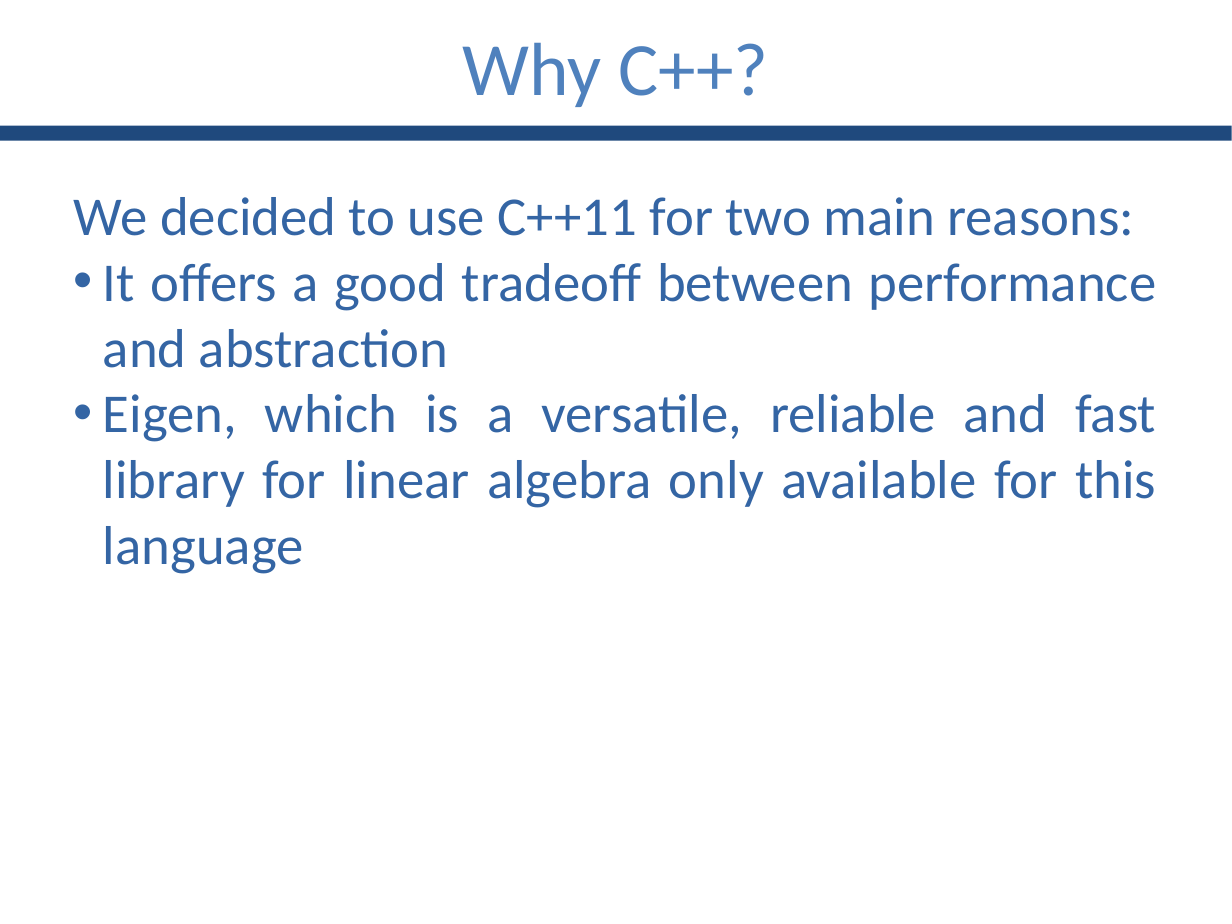
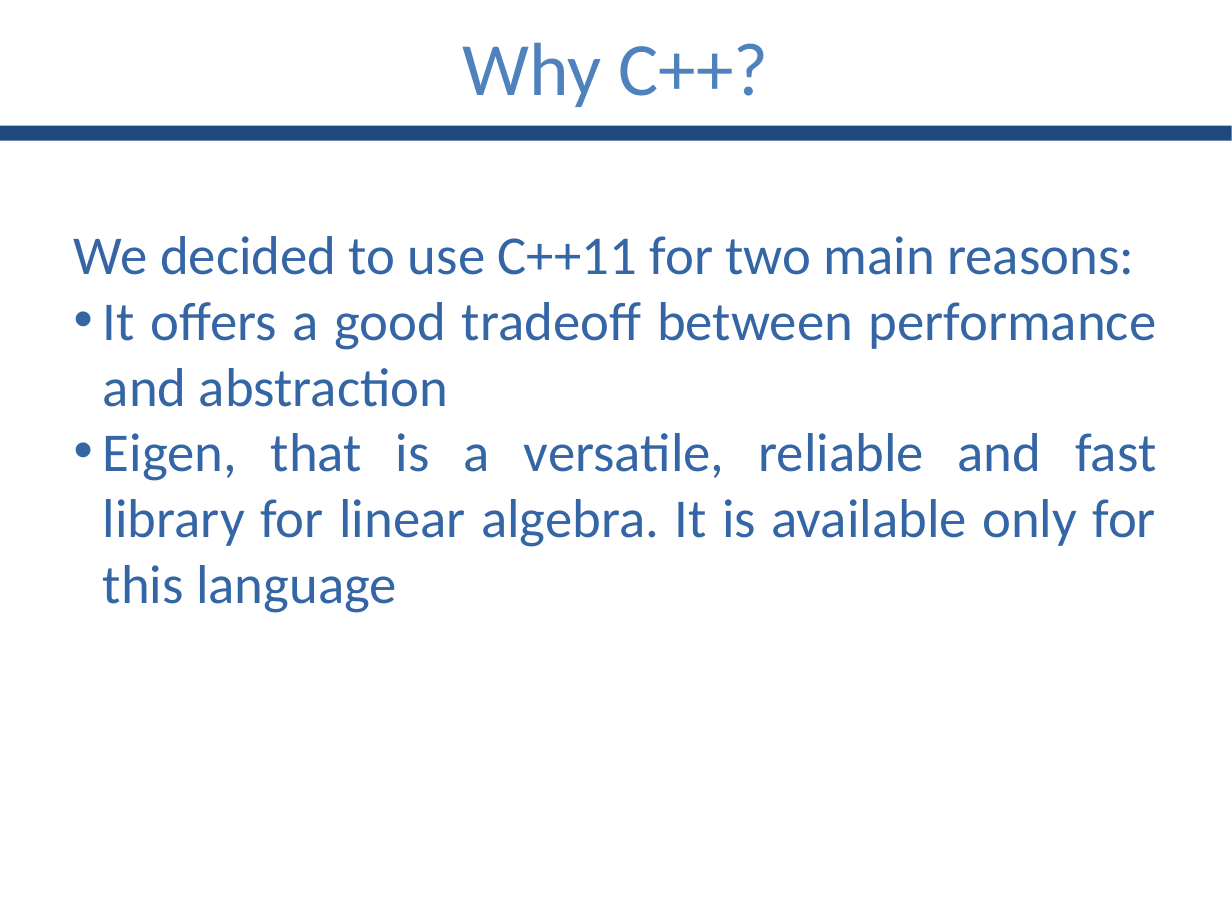
Before and after one commit to GianlucaBortoli/bachelorThesis, a slide deck: slide 13 of slides/slides.pptx. Drawn at 1232x924 pixels with LibreOffice and Linux fonts; fonts in the diff are those of the drawing. Boxes give left, top, right and bottom in pixels: in the first picture for what was removed or moved away, otherwise in the second. Text is boxed around its words. In the diff, an @@ line names an element or a change of style, - is before the commit and + after.

```diff
--- a/slides/slides.pptx
+++ b/slides/slides.pptx
@@ text "We decided to use C++11 ...": place and size @@
-text "We decided to use C++11 ..." at box(74, 197, 1157, 574)
+text "We decided to use C++11 ..." at box(74, 236, 1157, 613)
@@ text at box(103, 433, 1156, 613): text changed @@
-• Eigen, which is a versatile, reliable and fast library for linear algebra only available for this language
+• Eigen, that is a versatile, reliable and fast library for linear algebra. It is available only for this language
```
Also in this commit, not shown: 4 other slides changed.
